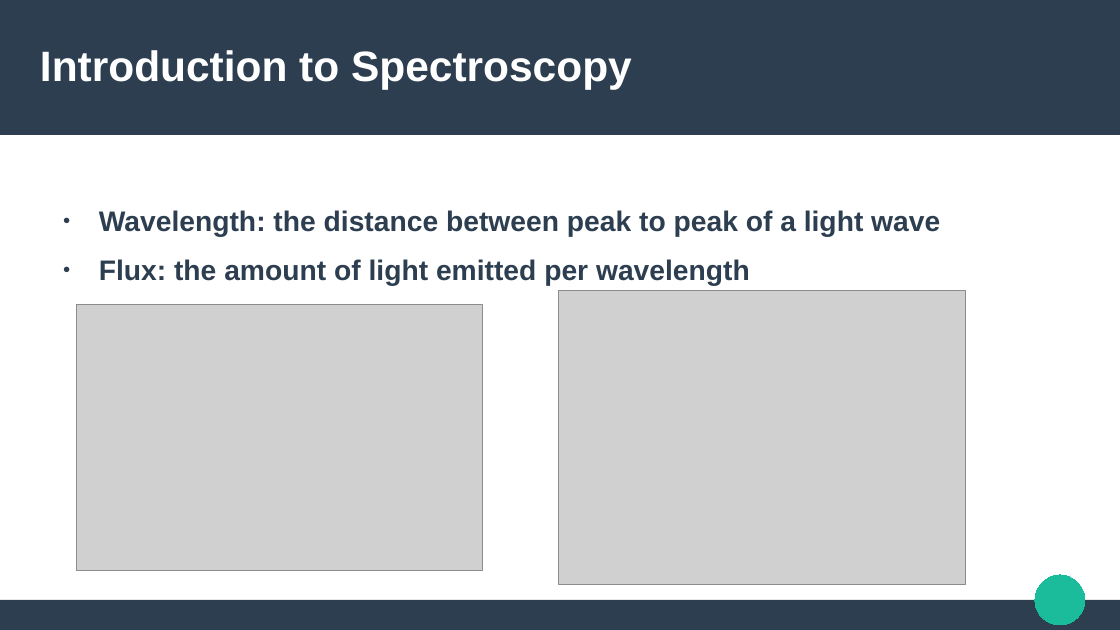
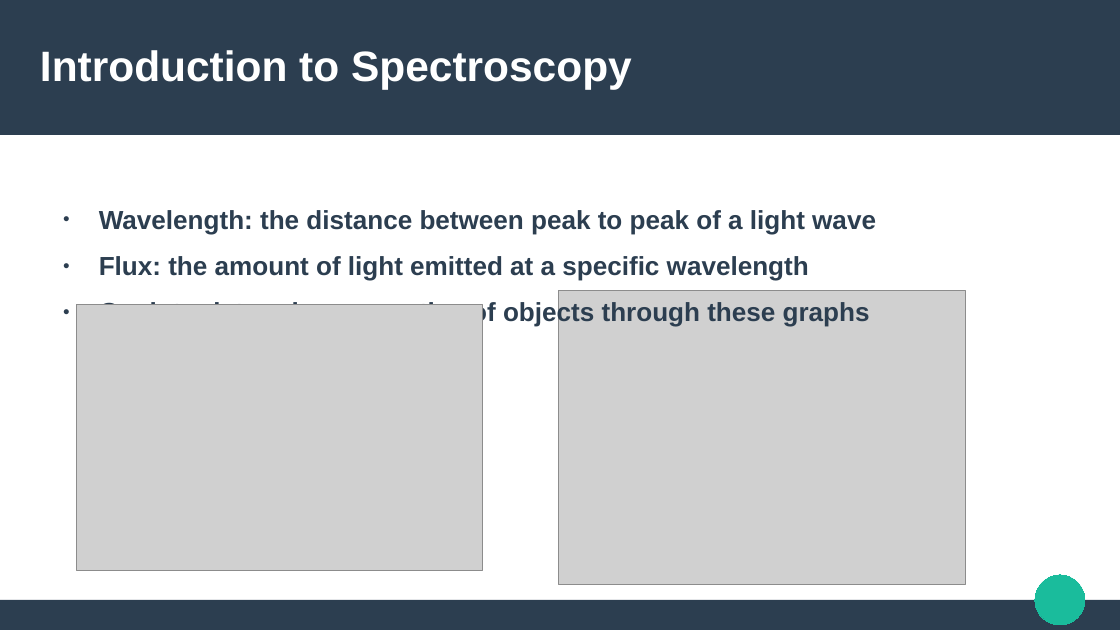
Before and after one commit to SmoolPerson/LRD-helium-analysis, a slide deck: slide 2 of media/presentation/Helium.odp. Drawn at 1120x630 pixels with LibreOffice and Linux fonts; fonts in the diff are those of the drawing; grey boxes stand for pictures. Boxes give left, top, right and bottom in pixels: in the first picture for what was removed or moved away, otherwise in the second. Text is boxed around its words. In the diff, an @@ line names an element or a change of style, - is before the commit and + after.

```diff
--- a/media/presentation/Helium.odp
+++ b/media/presentation/Helium.odp
@@ text at [99, 210, 876, 235]: size 20 to 18.5 pt in "Wavelength: the distance between peak to peak ..." @@
@@ text at [99, 256, 870, 327]: text changed; size 20 to 18.5 pt @@
-● Flux: the amount of light emitted per wavelength
+● Flux: the amount of light emitted at a specific wavelength
+● Goal: to determine properties of objects through these graphs
```
Also in this commit, not shown: 12 other slides changed, 2 slides added, 4 slides removed, 1 other file.
